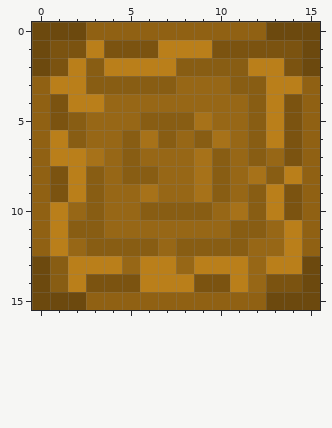
Pixel-art sprite: waterdragon/textures/nodes/waterdragon_log_wet_top.png. The picture above was drawn from the file before the commit.
The file is 16x16 pixels. Colours within 5 levels of each other are drawn and written as one.
After the commit:
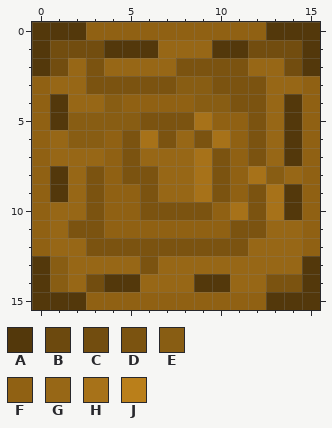
Palette (. is transparent): A #53380b  B #6c490e  C #724d0f  D #7b5310  E #885d13  F #906113  G #976716  H #a77219  J #ba7f1a
The edit:
{"y":0,"x":0,"old":"BBB","new":"AAA"}
{"y":0,"x":13,"old":"BBB","new":"AAA"}
{"y":1,"x":0,"old":"BDDJDDDJJJDDDDDB","new":"ACCCAAAGGGAACCCA"}
{"y":2,"x":0,"old":"BDJEJJJJEEEEJJDB","new":"ACGDGGGGDDDDGGCA"}
{"y":3,"x":1,"old":"JJEEEEEGGGEEJJ","new":"GGDDDDDEEDDDGG"}
{"y":4,"x":1,"old":"DJJGGGGGGGGEJD","new":"AGGEFFFFEEDDGA"}
{"y":5,"x":1,"old":"D","new":"A"}
{"y":5,"x":3,"old":"GGGEEE","new":"EEEDDD"}
{"y":5,"x":10,"old":"GGEJD","new":"FFDGA"}
{"y":6,"x":1,"old":"J","new":"G"}
{"y":6,"x":3,"old":"GGE","new":"EFD"}
{"y":6,"x":7,"old":"E","new":"D"}
{"y":6,"x":9,"old":"E","new":"D"}
{"y":6,"x":11,"old":"GEJD","new":"FDGA"}
{"y":7,"x":1,"old":"JJHGE","new":"GGGFD"}
{"y":7,"x":10,"old":"EGE","new":"DFD"}
{"y":7,"x":14,"old":"D","new":"A"}
{"y":8,"x":1,"old":"DJEGEE","new":"AGDFDD"}
{"y":8,"x":10,"old":"EG","new":"DF"}
{"y":8,"x":14,"old":"J","new":"G"}
{"y":9,"x":1,"old":"DJEGGH","new":"AGDFFD"}
{"y":9,"x":10,"old":"EGEJD","new":"DFDHA"}
{"y":10,"x":1,"old":"J","new":"G"}
{"y":10,"x":3,"old":"EGGEEEEG","new":"DFFDDDDF"}
{"y":10,"x":12,"old":"EJD","new":"DHA"}
{"y":11,"x":1,"old":"JEEGGGGGGGEE","new":"GDDFFFFFFFDD"}
{"y":11,"x":14,"old":"J","new":"G"}
{"y":12,"x":1,"old":"J","new":"G"}
{"y":12,"x":3,"old":"EEEEGEEEE","new":"DDDDDDDDD"}
{"y":12,"x":14,"old":"J","new":"G"}
{"y":13,"x":0,"old":"B","new":"A"}
{"y":13,"x":2,"old":"JJJ","new":"GGG"}
{"y":13,"x":6,"old":"JJ","new":"DG"}
{"y":13,"x":9,"old":"JJJ","new":"GGG"}
{"y":13,"x":13,"old":"JJB","new":"GGA"}
{"y":14,"x":0,"old":"B","new":"A"}
{"y":14,"x":2,"old":"JDDDJJJDDJ","new":"GCAAGGGAAG"}
{"y":14,"x":15,"old":"B","new":"A"}
{"y":15,"x":0,"old":"BBB","new":"AAA"}
{"y":15,"x":13,"old":"BBB","new":"AAA"}
{"label":"changed","picture_box":[32,22,320,310]}
